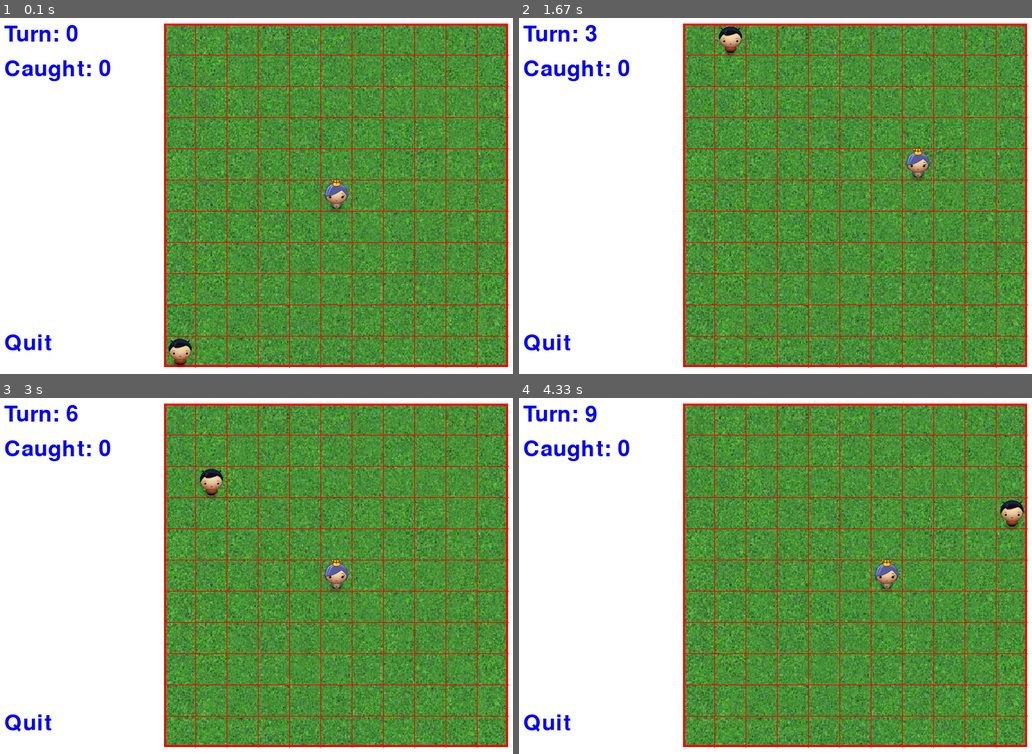
Above: before the commit, frames 1-4 (two rows, left to right).
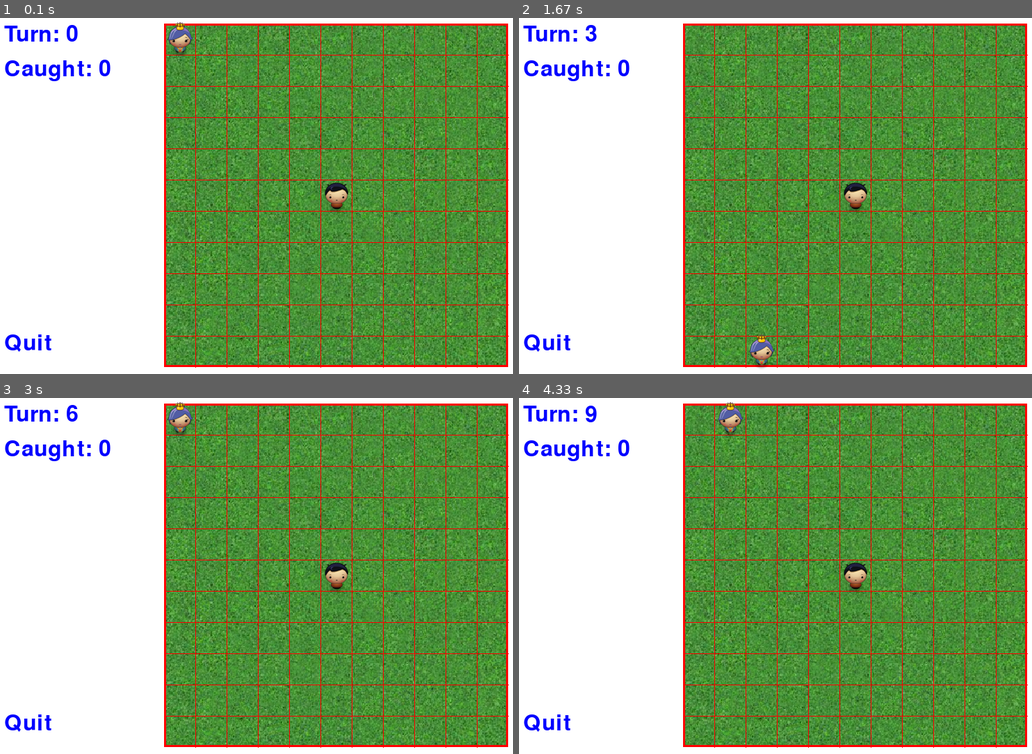
Above: after the commit, the same moments.

Repository: b2633937/bearded-octopus
Game: pygame game, started from game_V08.py
The game is run twice, just before and just after one commit, with the same random seed, the same clock (stepped at 60 frames per second) and the same inputs. The source is Python 2; it was converted automatically to run under Python 3.
Inputs:
- Up to frame 1 (0.1 s): no input
- Up to frame 2 (1.67 s): hold Right 0.33-0.8 s; hold Up 0.83-1.13 s; hold Right 1.17-1.63 s
- Up to frame 3 (3 s): hold Left 1.67-2.2 s; hold Down 2.23-2.53 s; hold Left 2.57-2.97 s
- Up to frame 4 (4.33 s): hold Up 3-3.37 s; hold Right 3.4-4.03 s; hold Down from 4.07 s (still down)

The runs differ from the first frame. In frame 1, 0.8% of the frame differs, in the area x 32-69%, y 1-99%; in frame 2, 1.1%, in the area x 38-81%, y 2-99%; in frame 3, 0.8%; in frame 4, 1.1%.

Commit message:
minor changes for ass1 + added NOTES

Diff:
--- a/game_V08.py
+++ b/game_V08.py
@@ -11,8 +11,15 @@
 """
 NOTES:
 
--   make sure every player gets reward when game ends! > Qlearning!
--   reset prevstate and prevaction at gameEnds
+B - evaluate state after oponent took action > Qlearning!
+B - use mirroring to reduce state space
+B - pretty print state space
+B - pretty print avg graph with sd
+
+T - implement policy evaluation
+E - implement policy iteration
+H - implement value iteration
+
 """
 
 
@@ -37,8 +44,8 @@
     gameScreen = GameScreen(DISPLAYSURF)
 
     # instantiate agents
-    player1 = Player.new('Qlearning') #'RandomComputer') #
-    player2 = Player.new('Human')
+    player1 = Player.new('Human') #'RandomComputer') #
+    player2 = Player.new('RandomComputer')
     #player3 = Player.new('Qlearning')
 
     AGENTS.append(Agent(player = player1, role='predator', nr=len(AGENTS), img=IMAGES['boy']))
@@ -49,7 +56,7 @@
 
     episodes = 1
     episode = 0
-    rnds = 10000 #
+    rnds = 100
     rnd = 0
     stats = np.zeros((episodes, rnds))
 
@@ -69,7 +76,6 @@
             activeAgent = 0
             rnd += 1
             if rnd == rnds:
-                print 'jeeeej'
                 for agent in AGENTS:
                     agent.quit()
                 episode += 1
@@ -199,8 +205,8 @@
     backgroundImg = pygame.transform.scale(backgroundImg, (495,495))
     IMAGES['backgroundImg'] =  backgroundImg
     #load agent images
-    IMAGES['boy'] = pygame.image.load('boy.png')
-    IMAGES['princess'] = pygame.image.load('princess.png')
+    IMAGES['boy'] = pygame.image.load('princess.png')
+    IMAGES['princess'] = pygame.image.load('boy.png')
 
 
 #####################################################################################
